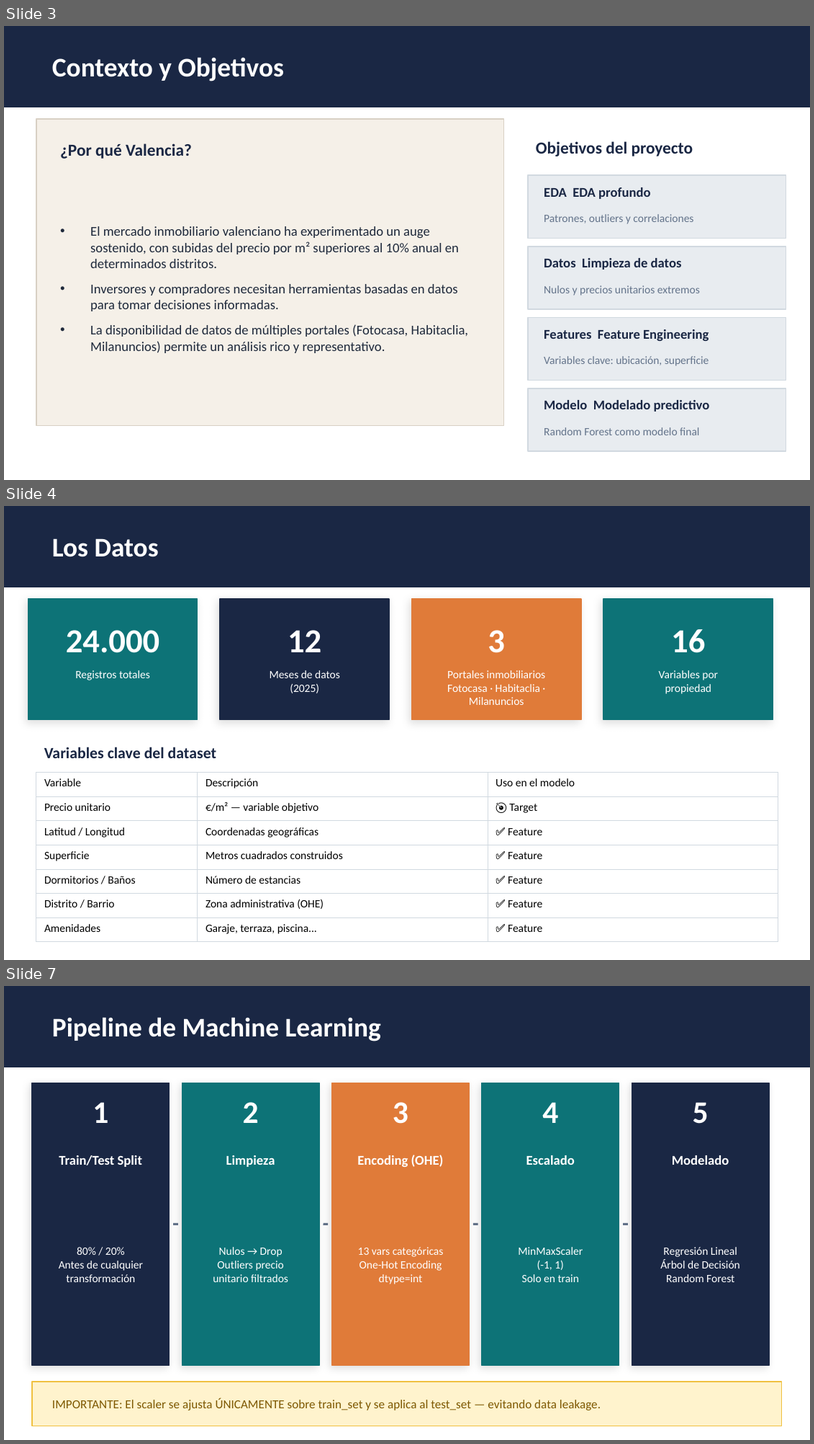
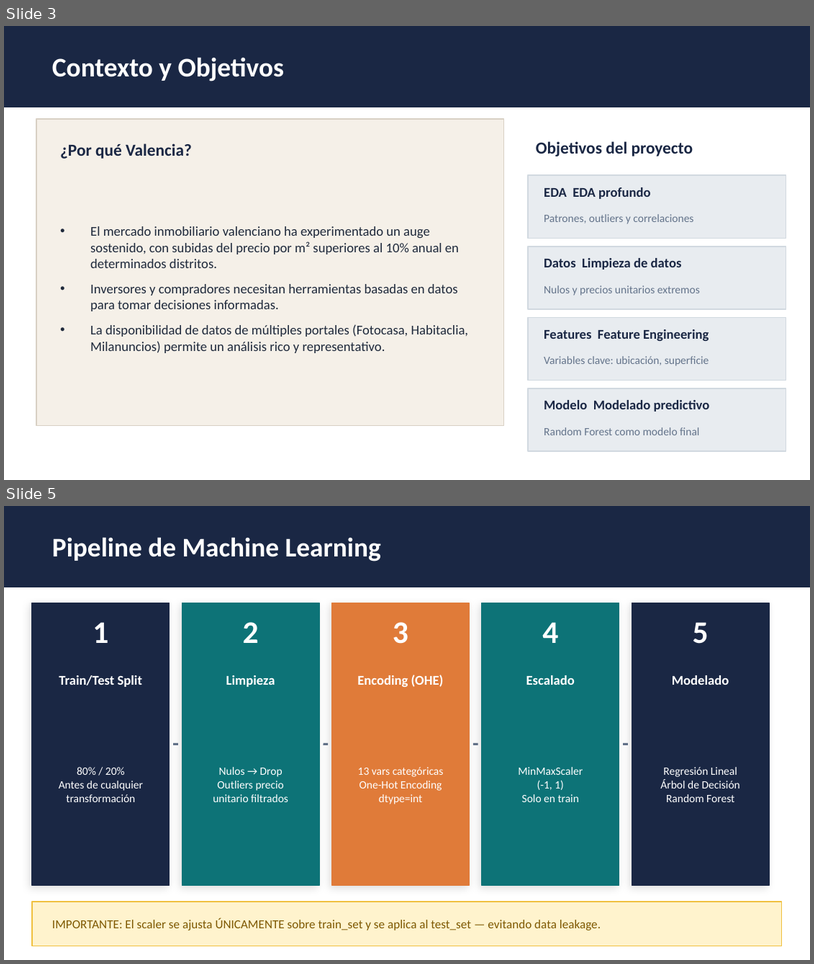
Before and after one commit to Apriroca/ML_Prediccion_Vivienda_Valencia, a slide deck: Presentacion.pptx. Shown one above the other, each under a label of ours: slides 3, 4 and 7 before the commit, slides 3 and 5 after it; the slides between them are not shown. The pictures are 814x1444 and 814x964 pixels, drawn with LibreOffice and Linux fonts; fonts in the diff are those of the drawing. Boxes give left, top, right and bottom in pixels: in the first picture for what was removed or moved away, otherwise in the second. Text is boxed around its words. In the diff, an @@ line names an element or a change of style, - is before the commit and + after.

```diff
--- a/Presentacion.pptx
+++ b/Presentacion.pptx
@@ slide 4 removed at [4,506,810,960], background #FFFFFF @@
@@ rectangle removed at [4,506,810,587] @@
@@ text removed at [52,538,159,557] @@
-Los Datos
@@ rectangle removed at [28,599,198,720] @@
@@ rectangle removed at [220,599,389,720] @@
@@ rectangle removed at [412,599,581,720] @@
@@ rectangle removed at [604,599,773,720] @@
@@ text removed at [66,630,160,653] @@
-24.000
@@ text removed at [288,630,322,652] @@
-12
@@ text removed at [488,630,505,653] @@
-3
@@ text removed at [671,629,705,653] @@
-16
@@ text removed at [75,670,150,680] @@
-Registros totales
@@ text removed at [270,670,340,693] @@
-Meses de datos
-(2025)
@@ text removed at [448,670,546,705] @@
-Portales inmobiliarios
-Fotocasa · Habitaclia · Milanuncios
@@ text removed at [659,670,718,694] @@
-Variables por
-propiedad
@@ text removed at [44,746,217,758] @@
-Variables clave del dataset
@@ table removed at [36,772,778,942], 7 rows, 3 columns @@
-Variable | Descripción | Uso en el modelo
-Precio unitario | €/m² — variable objetivo | 🎯 Target
-Latitud / Longitud | Coordenadas geográficas | ✅ Feature
-Superficie | Metros cuadrados construidos | ✅ Feature
-Dormitorios / Baños | Número de estancias | ✅ Feature
-Distrito / Barrio | Zona administrativa (OHE) | ✅ Feature
-Amenidades | Garaje, terraza, piscina... | ✅ Feature
@@ what was slide 7 is now slide 5 @@
```
Also in this commit, not shown: 1 slide changed, 1 other slide removed.
